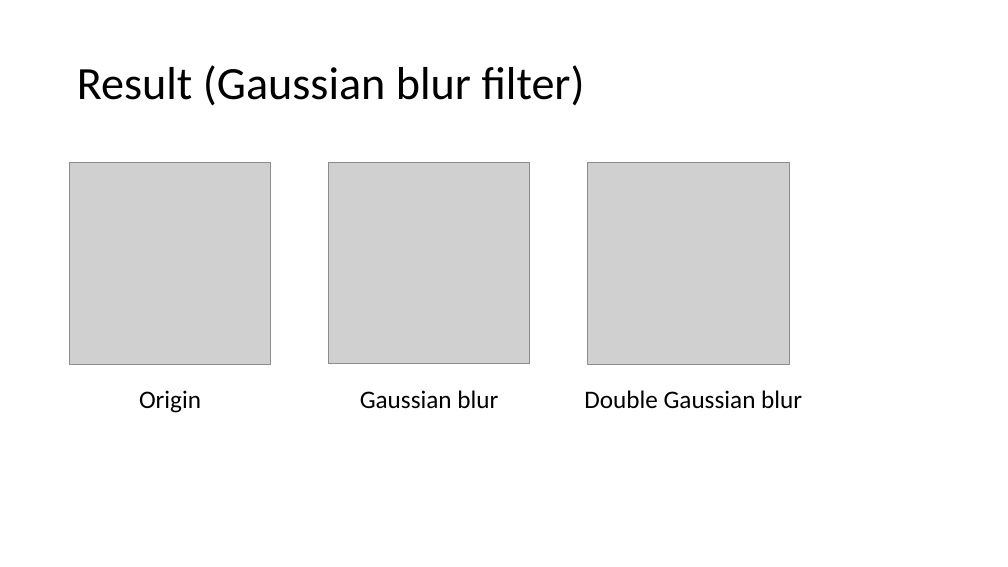
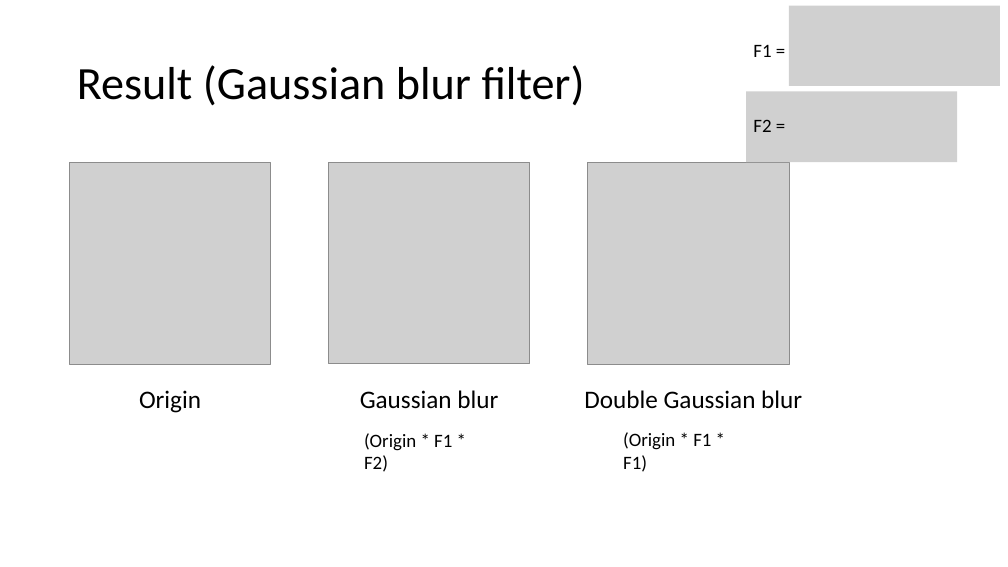
Before and after one commit to lplp9312/ee6470_mid_project, a slide deck: slide 12 of 109061634_report.pptx. Drawn at 1008x567 pixels with LibreOffice and Linux fonts; fonts in the diff are those of the drawing; grey boxes stand for pictures. Boxes give left, top, right and bottom in pixels: in the first picture for what was removed or moved away, otherwise in the second. Text is boxed around its words. In the diff, an @@ line names an element or a change of style, - is before the commit and + after.

```diff
--- a/109061634_report.pptx
+++ b/109061634_report.pptx
@@ picture added at (789, 5, 1000, 85) @@
@@ text added at (753, 45, 771, 57), 18 pt, text #000000 @@
+F1 =
@@ picture added at (746, 91, 957, 163) @@
@@ text added at (753, 120, 771, 132), 18 pt, text #000000 @@
+F2 =
@@ text added at (364, 433, 452, 472), 18 pt, text #000000 @@
+(Origin * F1 * F2)
@@ text added at (623, 432, 711, 472), 18 pt, text #000000 @@
+(Origin * F1 * F1)
```
Also in this commit, not shown: 2 other slides changed.
